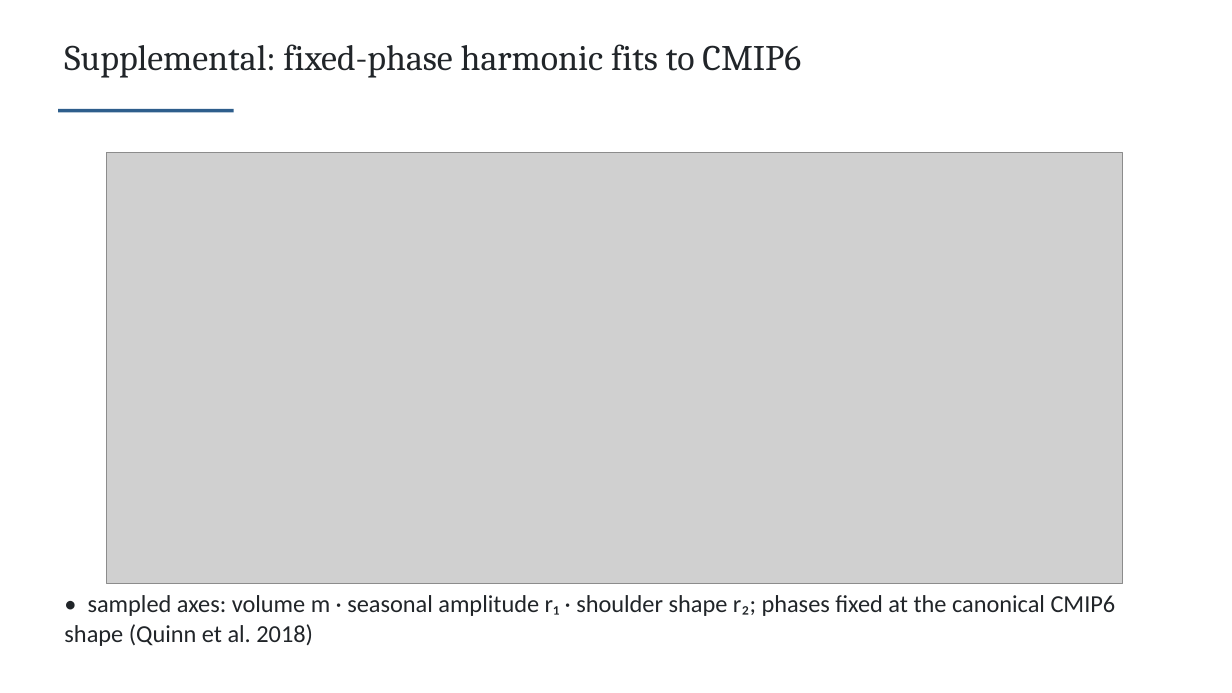
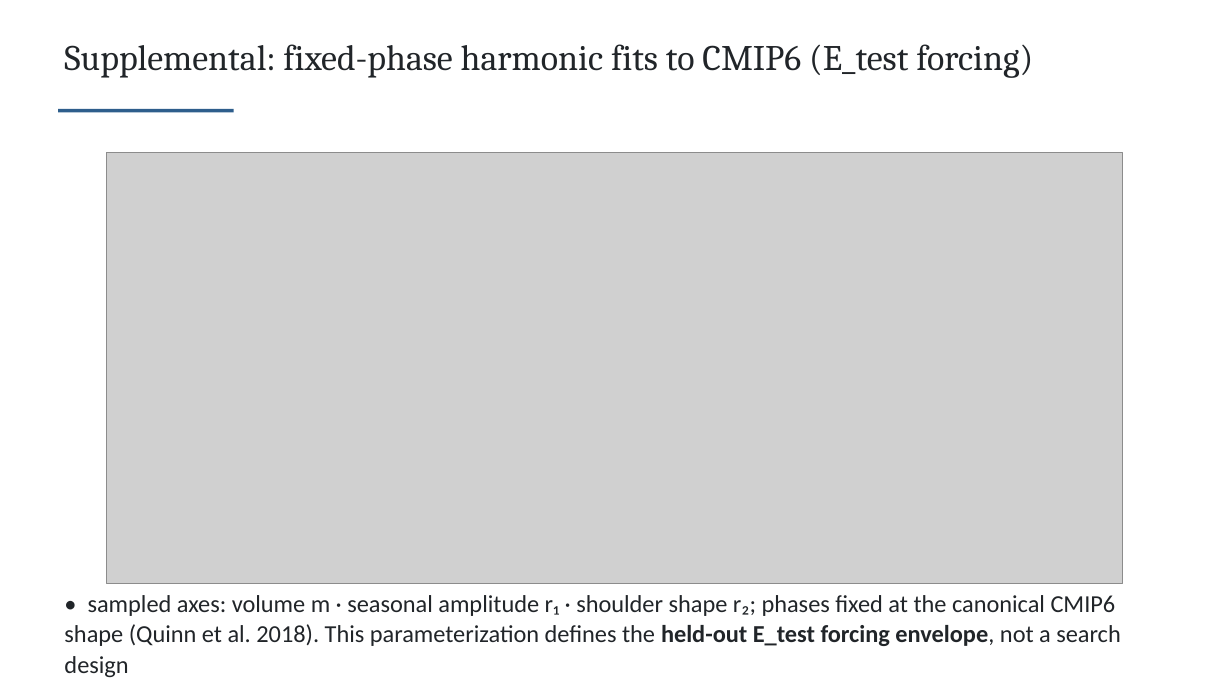
Before and after one commit to TrevorJA/NYCOptimization, a slide deck: slide 38 of docs/NYCOptimization_project_proposal_and_motivation_CLAUDE.pptx. Drawn at 1232x693 pixels with LibreOffice and Linux fonts; fonts in the diff are those of the drawing; grey boxes stand for pictures. Boxes give left, top, right and bottom in pixels: in the first picture for what was removed or moved away, otherwise in the second. Text is boxed around its words. In the diff, an @@ line names an element or a change of style, - is before the commit and + after.

```diff
--- a/docs/NYCOptimization_project_proposal_and_motivation_CLAUDE.pptx
+++ b/docs/NYCOptimization_project_proposal_and_motivation_CLAUDE.pptx
@@ text at [64,44,1033,78]: text changed @@
-Supplemental: fixed-phase harmonic fits to CMIP6
+Supplemental: fixed-phase harmonic fits to CMIP6 (E_test forcing)
@@ text at [64,595,1120,677]: text changed @@
-• sampled axes: volume m · seasonal amplitude r₁ · shoulder shape r₂; phases fixed at the canonical CMIP6 shape (Quinn et al. 2018)
+• sampled axes: volume m · seasonal amplitude r₁ · shoulder shape r₂; phases fixed at the canonical CMIP6 shape (Quinn et al. 2018). This parameterization defines the held-out E_test forcing envelope, not a search design
```
Also in this commit, not shown: 21 other slides changed, 1 slide added, 1 slide removed, 11 other files.
